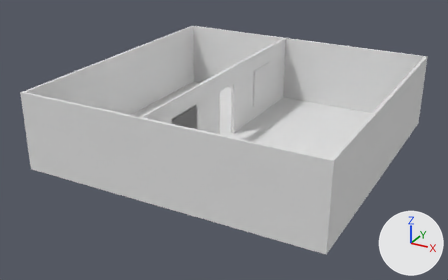
Before and after pictures for a commit that changed the Blender file models/hw10_v2.blend.
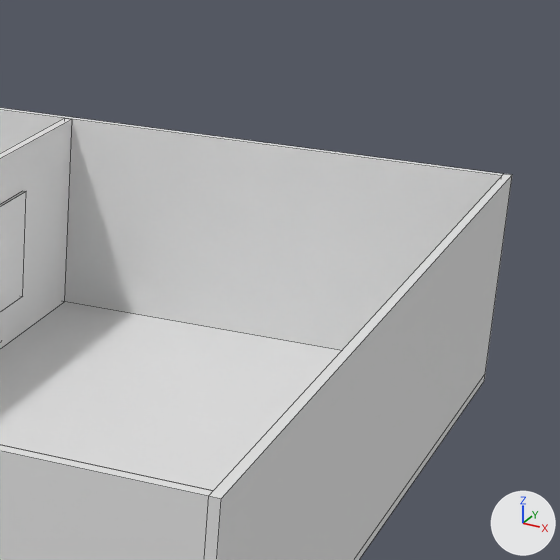
Each version appears first whole from a 50 mm camera at (18.1, -35.4, 17.5) aimed at (-0.6, -1.3, 0.4), and next in a close-up on the part from 59% to 99% of the width and 0% to 65% of the height. The lights are fixed; the arrows at lower right show +X, +Y and +Z. The close-ups show mesh edges as thin lines.

In view in the first close-up: 'Cube.002', 'back_wall', 'floor', 'front_wall', 'middle_wall', 'right_wall'.
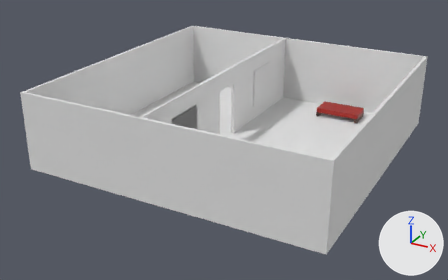
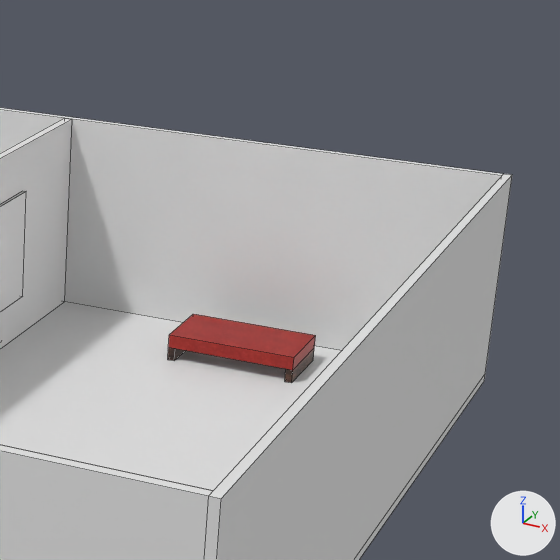
What changed in the scene script:
```text
Add img_leg_bake:
    img_leg_bake = load_image('leg_bake', '../portfolio/public/hw10/textures/leg_bake.png', 1024, 1024, 'sRGB')
Add img_velvet_bake:
    img_velvet_bake = load_image('velvet_bake', '../portfolio/public/hw10/textures/velvet_bake.png', 1024, 1024, 'sRGB')
Add mat_wood_legs:
    mat_wood_legs = principled_material('wood_legs')
    mat_wood_legs.texture = img_leg_bake
Add mat_velvet:
    mat_velvet = principled_material('velvet')
    mat_velvet.texture = img_velvet_bake
Add me_cube_022:
    me_cube_022.from_pydata(...)  # a box spanning x 2.86..3.04, y 7.12..8.83, z -0.1..0.23; a box spanning x 5.87..6.05, y 7.12..8.83, z -0.1..0.23
    me_cube_022.materials.append(mat_wood_legs)  # picture img_leg_bake
Add me_cube_021:
    me_cube_021.from_pydata(...)  # a box spanning x 2.86..6.05, y 7.12..8.83, z 0.23..0.56
    me_cube_021.materials.append(mat_velvet)  # picture img_velvet_bake
Add ob_legs_001:
    ob_legs_001 = bpy.data.objects.new('legs.001', me_cube_022)
    ob_legs_001.location = (0.0, 0.0, 0.0)
Add ob_bench_004:
    ob_bench_004 = bpy.data.objects.new('bench.004', me_cube_021)
    ob_bench_004.location = (0.0, 0.0, 0.0)
```

Location of each change, [x1, y1, x2, y2] in pixels of the close-ups (560 x 560 px):
'bench.004', added (red)
    after: [168, 314, 316, 370]
'legs.001', added
    after: [168, 347, 314, 383]
